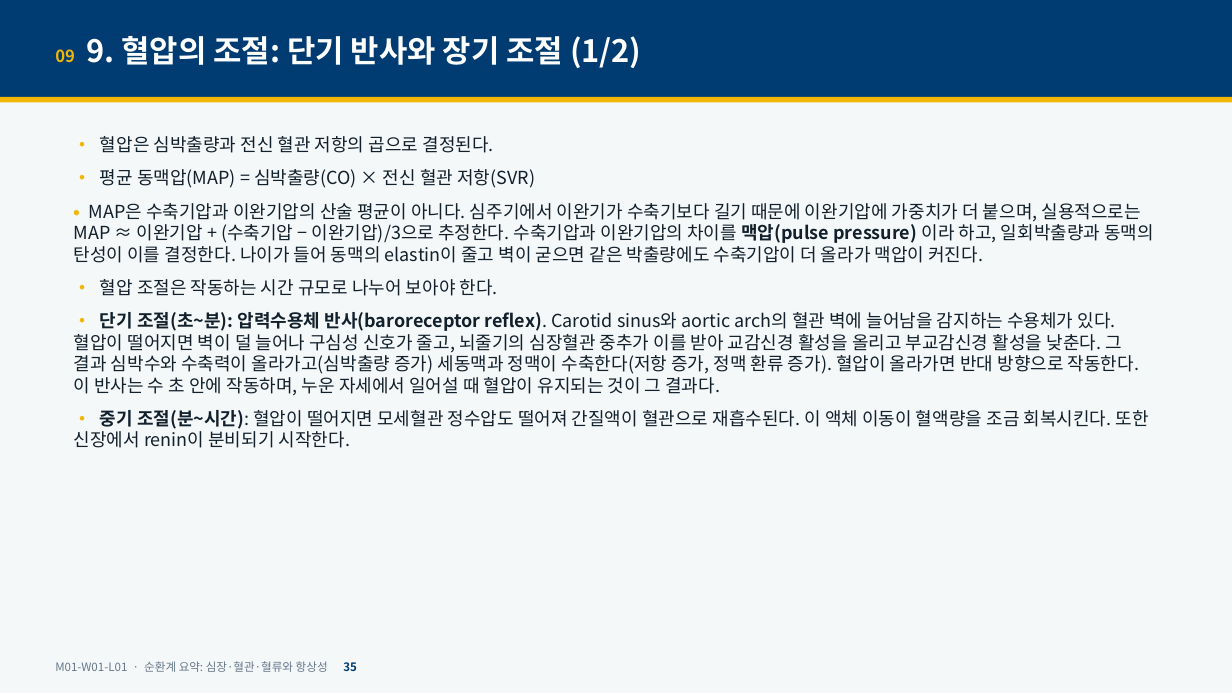
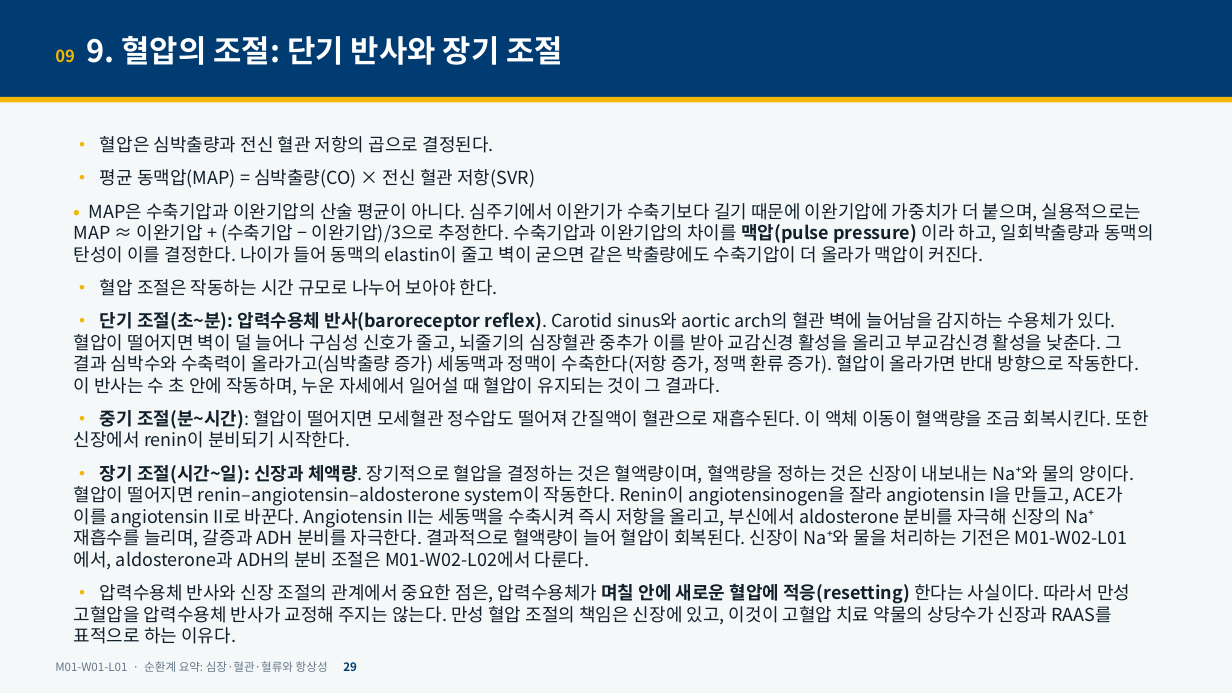
Before and after one commit to hoperiasd2/hoperiasd2.github.io, a slide deck: slide 29 of curriculum/M01/W01/L01/slides.pptx (slide 35 before the commit). Drawn at 1232x693 pixels with LibreOffice and Linux fonts; fonts in the diff are those of the drawing. Boxes give left, top, right and bottom in pixels: in the first picture for what was removed or moved away, otherwise in the second. Text is boxed around its words. In the diff, an @@ line names an element or a change of style, - is before the commit and + after.

```diff
--- a/curriculum/M01/W01/L01/slides.pptx
+++ b/curriculum/M01/W01/L01/slides.pptx
@@ text at [55,36,563,65]: text changed @@
-09 9. 혈압의 조절: 단기 반사와 장기 조절 (1/2)
+09 9. 혈압의 조절: 단기 반사와 장기 조절
@@ text at [74,465,1134,644]: paragraphs added @@
+• 장기 조절(시간~일): 신장과 체액량. 장기적으로 혈압을 결정하는 것은 혈액량이며, 혈액량을 정하는 것은 신장이 내보내는 Na⁺와 물의 양이다. 혈압이 떨어지면 renin–angiotensin–aldosterone system이 작동한다. Renin이 angiotensinogen을 잘라 angiotensin I을 만들고, ACE가 이를 angiotensin II로 바꾼다. Angiotensin II는 세동맥을 수축시켜 즉시 저항을 올리고, 부신에서 aldosterone 분비를 자극해 신장의 Na⁺ 재흡수를 늘리며, 갈증과 ADH 분비를 자극한다. 결과적으로 혈액량이 늘어 혈압이 회복된다. 신장이 Na⁺와 물을 처리하는 기전은 M01-W02-L01에서, aldosterone과 ADH의 분비 조절은 M01-W02-L02에서 다룬다.
+• 압력수용체 반사와 신장 조절의 관계에서 중요한 점은, 압력수용체가 며칠 안에 새로운 혈압에 적응(resetting) 한다는 사실이다. 따라서 만성 고혈압을 압력수용체 반사가 교정해 주지는 않는다. 만성 혈압 조절의 책임은 신장에 있고, 이것이 고혈압 치료 약물의 상당수가 신장과 RAAS를 표적으로 하는 이유다.
```
Also in this commit, not shown: 44 other slides changed, 12 slides added, 9 other files.
